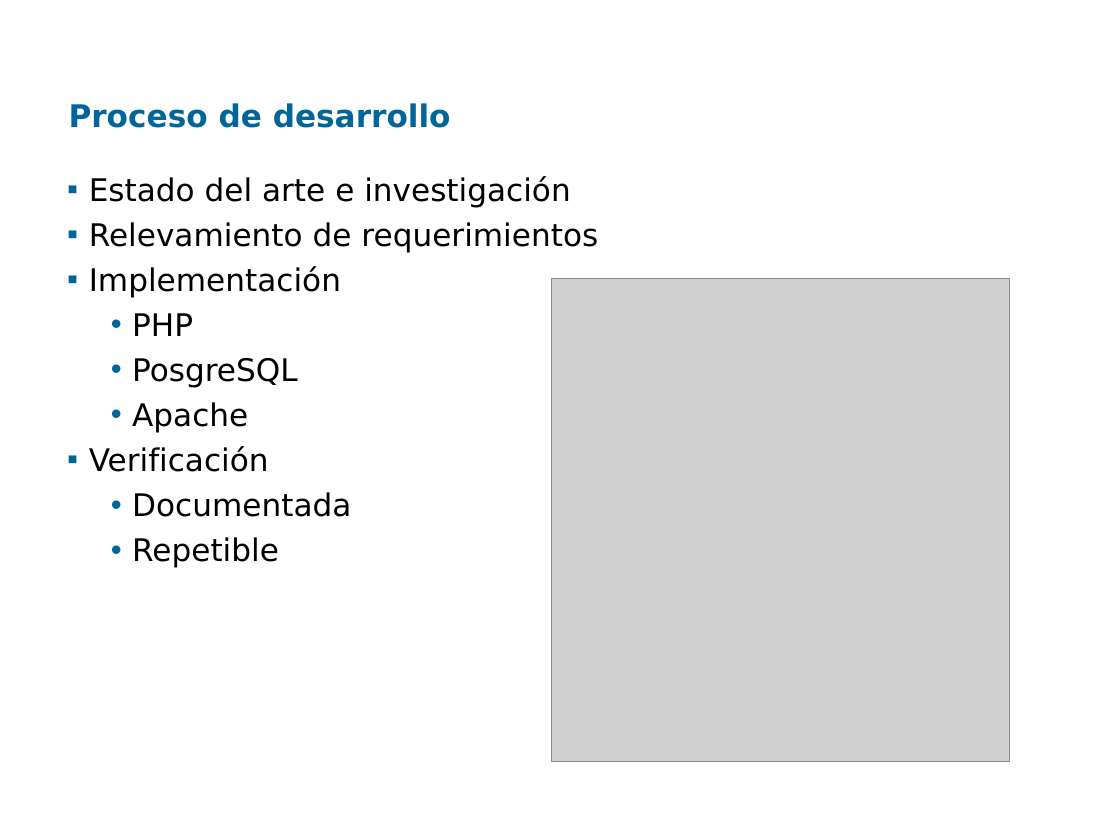
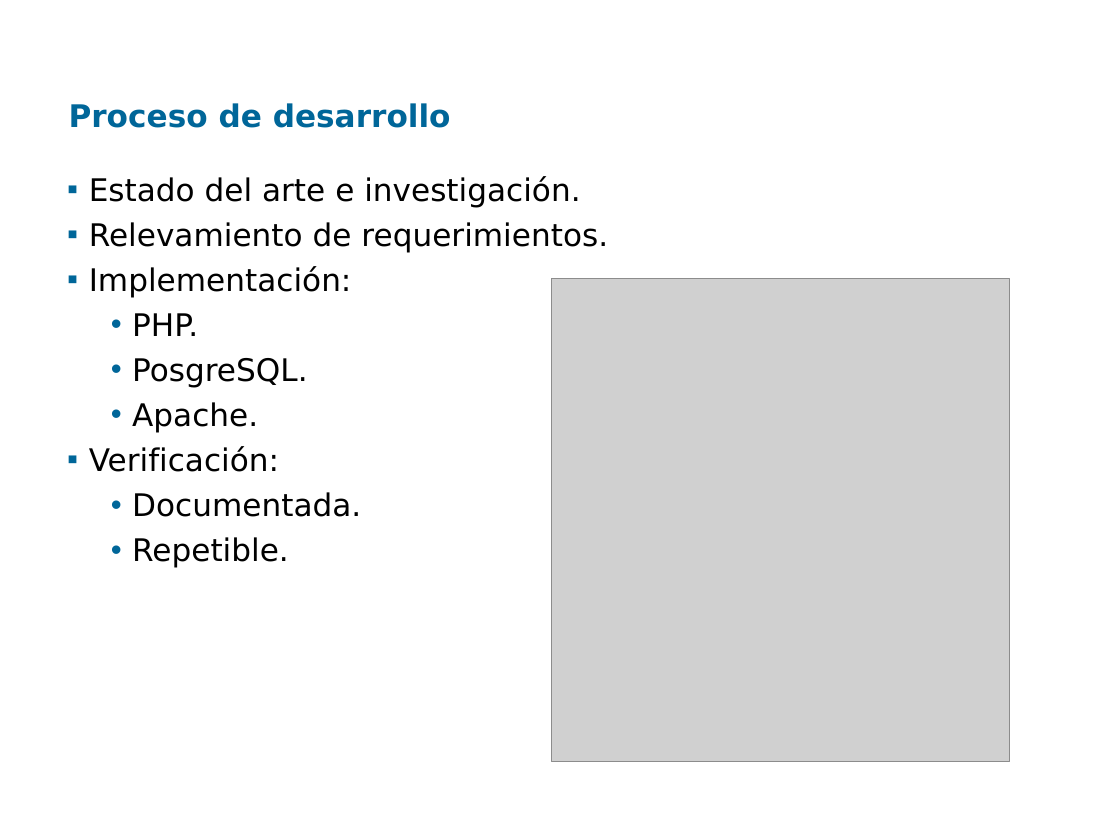
Before and after one commit to santiago-iturriaga/pgruso2007, a slide deck: slide 29 of Documentacion/Presentación Fenton - Final.ppt. Drawn at 1120x840 pixels with LibreOffice and Linux fonts; fonts in the diff are those of the drawing; grey boxes stand for pictures; background and template pictures are left out. Boxes give left, top, right and bottom in pixels: in the first picture for what was removed or moved away, otherwise in the second. Text is boxed around its words. In the diff, an @@ line names an element or a change of style, - is before the commit and + after.

```diff
--- a/Documentacion/Presentación Fenton - Final.ppt
+++ b/Documentacion/Presentación Fenton - Final.ppt
@@ text at [89,176,608,568]: text changed @@
-▪ Estado del arte e investigación
-▪ Relevamiento de requerimientos
-▪ Implementación
-  • PHP
-  • PosgreSQL
-  • Apache
-▪ Verificación
-  • Documentada
-  • Repetible
+▪ Estado del arte e investigación.
+▪ Relevamiento de requerimientos.
+▪ Implementación:
+  • PHP.
+  • PosgreSQL.
+  • Apache.
+▪ Verificación:
+  • Documentada.
+  • Repetible.
```
Also in this commit, not shown: 4 other slides changed.
